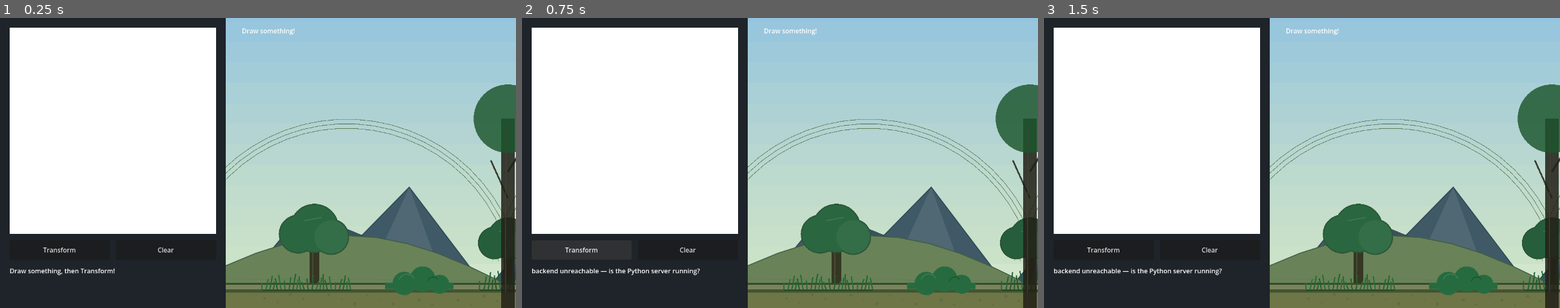
Above: before the commit, frames 1-3 (left to right).
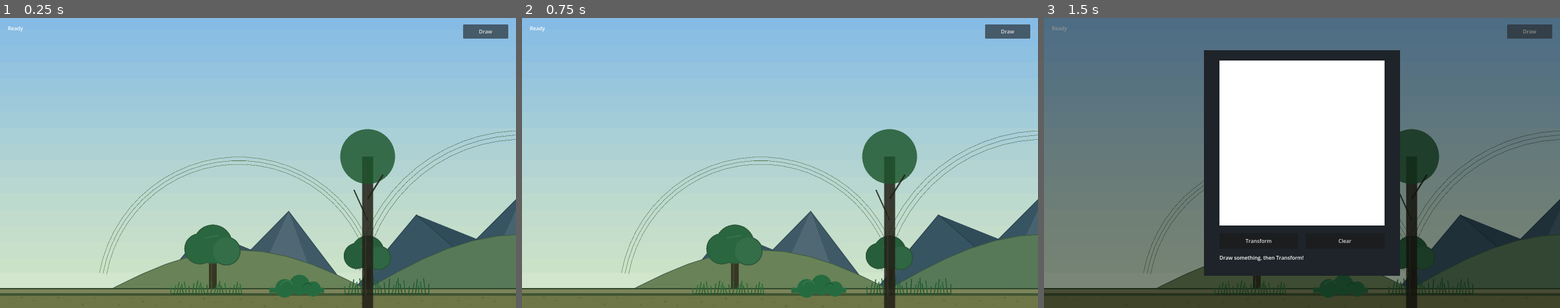
Above: after the commit, the same moments.

Repository: hyuuuan/OBRA
Game: Godot game, scene res://game_level.tscn
The game is run twice, just before and just after one commit, with the same random seed, the same clock (stepped at 60 frames per second) and the same inputs.
Inputs (mouse positions are in pixels of both pictures, inside the frame that each line leads up to):
- Up to frame 1 (0.25 s): no input
- Up to frame 2 (0.75 s): click (583, 250) at 0.5 s, where only the run before the commit has a clickable "Transform"
- Up to frame 3 (1.5 s): click (1529, 32) at 1.25 s, where only the run after the commit has a clickable "Draw"

The runs differ from the first frame. In frame 1, 61% of the frame differs, in the area x 0-100%, y 0-100%; in frame 2, 61%; in frame 3, 92%.

Commit message:
gameview

Diff:
--- a/game/environment/environment_baseplate.tscn
+++ b/game/environment/environment_baseplate.tscn
@@ -6,19 +6,19 @@
 [ext_resource type="Script" path="res://scripts/placeholder_prop_2d.gd" id="4_prop"]
 
 [sub_resource type="RectangleShape2D" id="RectangleShape2D_floor"]
-size = Vector2(3200, 48)
+size = Vector2(3760, 48)
 
 [sub_resource type="RectangleShape2D" id="RectangleShape2D_wall"]
-size = Vector2(48, 720)
+size = Vector2(48, 1200)
 
 [node name="EnvironmentBaseplate" type="Node2D"]
 script = ExtResource("1_environment")
-world_bounds = Rect2(560, -520, 3200, 1200)
+world_bounds = Rect2(0, -520, 3760, 1200)
 
 [node name="WorldCamera" type="Camera2D" parent="."]
-position = Vector2(640, 320)
+position = Vector2(800, 230)
 script = ExtResource("2_camera")
-world_bounds = Rect2(560, -520, 3200, 1200)
+world_bounds = Rect2(0, -520, 3760, 1200)
 
 [node name="SkyLayer" type="Node2D" parent="."]
 z_index = -120
@@ -29,7 +29,7 @@
 modulate = Color(0.94, 0.98, 1, 1)
 
 [node name="SkyWash" type="Node2D" parent="SkyLayer"]
-position = Vector2(2160, 680)
+position = Vector2(1880, 680)
 script = ExtResource("4_prop")
 prop_type = "sky"
 size = Vector2(6400, 1220)
@@ -160,10 +160,10 @@
 z_index_base = -10
 
 [node name="RearGroundStrip" type="Node2D" parent="GameplayBackLayer"]
-position = Vector2(2160, 680)
+position = Vector2(1880, 680)
 script = ExtResource("4_prop")
 prop_type = "ground_strip"
-size = Vector2(3200, 60)
+size = Vector2(3760, 60)
 color = Color(0.43, 0.46, 0.28, 1)
 accent_color = Color(0.19, 0.29, 0.17, 1)
 segments = 24
@@ -202,19 +202,19 @@
 position = Vector2(920, 500)
 
 [node name="Floor" type="StaticBody2D" parent="GameplayPlane"]
-position = Vector2(2160, 656)
+position = Vector2(1880, 656)
 
 [node name="CollisionShape2D" type="CollisionShape2D" parent="GameplayPlane/Floor"]
 shape = SubResource("RectangleShape2D_floor")
 
 [node name="LeftWall" type="StaticBody2D" parent="GameplayPlane"]
-position = Vector2(560, 230)
+position = Vector2(0, 80)
 
 [node name="CollisionShape2D" type="CollisionShape2D" parent="GameplayPlane/LeftWall"]
 shape = SubResource("RectangleShape2D_wall")
 
 [node name="RightWall" type="StaticBody2D" parent="GameplayPlane"]
-position = Vector2(3760, 230)
+position = Vector2(3760, 80)
 
 [node name="CollisionShape2D" type="CollisionShape2D" parent="GameplayPlane/RightWall"]
 shape = SubResource("RectangleShape2D_wall")
--- a/game/game_level.tscn
+++ b/game/game_level.tscn
@@ -16,35 +16,68 @@
 script = ExtResource("2_registry")
 
 [node name="CanvasLayer" type="CanvasLayer" parent="."]
+layer = 5
 
 [node name="StatusLabel" type="Label" parent="CanvasLayer"]
-offset_left = 600.0
+offset_left = 24.0
 offset_top = 20.0
-offset_right = 1000.0
+offset_right = 620.0
 offset_bottom = 52.0
-text = "Entity"
+text = "Ready"
+
+[node name="DrawButton" type="Button" parent="CanvasLayer"]
+anchors_preset = 1
+anchor_left = 1.0
+anchor_right = 1.0
+offset_left = -164.0
+offset_top = 20.0
+offset_right = -24.0
+offset_bottom = 64.0
+grow_horizontal = 0
+focus_mode = 0
+text = "Draw"
 
 [node name="DrawPanel" type="CanvasLayer" parent="."]
+visible = false
+layer = 10
 script = ExtResource("3_panel")
 
-[node name="Background" type="ColorRect" parent="DrawPanel"]
-offset_right = 560.0
-offset_bottom = 720.0
+[node name="Scrim" type="ColorRect" parent="DrawPanel"]
+anchors_preset = 15
+anchor_right = 1.0
+anchor_bottom = 1.0
+grow_horizontal = 2
+grow_vertical = 2
+color = Color(0, 0, 0, 0.42)
+
+[node name="PanelRoot" type="ColorRect" parent="DrawPanel"]
+custom_minimum_size = Vector2(608, 700)
+anchors_preset = 8
+anchor_left = 0.5
+anchor_top = 0.5
+anchor_right = 0.5
+anchor_bottom = 0.5
+offset_left = -304.0
+offset_top = -350.0
+offset_right = 304.0
+offset_bottom = 350.0
+grow_horizontal = 2
+grow_vertical = 2
 color = Color(0.12, 0.14, 0.16, 1)
 
-[node name="SubViewportContainer" type="SubViewportContainer" parent="DrawPanel"]
+[node name="SubViewportContainer" type="SubViewportContainer" parent="DrawPanel/PanelRoot"]
 custom_minimum_size = Vector2(512, 512)
-offset_left = 24.0
-offset_top = 24.0
-offset_right = 536.0
-offset_bottom = 536.0
+offset_left = 48.0
+offset_top = 32.0
+offset_right = 560.0
+offset_bottom = 544.0
 stretch = true
 
-[node name="SubViewport" type="SubViewport" parent="DrawPanel/SubViewportContainer"]
+[node name="SubViewport" type="SubViewport" parent="DrawPanel/PanelRoot/SubViewportContainer"]
 size = Vector2i(512, 512)
 render_target_update_mode = 4
 
-[node name="Paper" type="ColorRect" parent="DrawPanel/SubViewportContainer/SubViewport"]
+[node name="Paper" type="ColorRect" parent="DrawPanel/PanelRoot/SubViewportContainer/SubViewport"]
 anchors_preset = 15
 anchor_right = 1.0
 anchor_bottom = 1.0
@@ -52,7 +85,7 @@
 grow_vertical = 2
 color = Color(1, 1, 1, 1)
 
-[node name="Canvas" type="Control" parent="DrawPanel/SubViewportContainer/SubViewport"]
+[node name="Canvas" type="Control" parent="DrawPanel/PanelRoot/SubViewportContainer/SubViewport"]
 layout_mode = 1
 anchors_preset = 15
 anchor_right = 1.0
@@ -61,29 +94,29 @@
 grow_vertical = 2
 script = ExtResource("4_canvas")
 
-[node name="TransformButton" type="Button" parent="DrawPanel"]
-offset_left = 24.0
-offset_top = 552.0
-offset_right = 272.0
-offset_bottom = 600.0
+[node name="TransformButton" type="Button" parent="DrawPanel/PanelRoot"]
+offset_left = 48.0
+offset_top = 568.0
+offset_right = 292.0
+offset_bottom = 616.0
 focus_mode = 0
 text = "Transform"
 
-[node name="ClearButton" type="Button" parent="DrawPanel"]
-offset_left = 288.0
-offset_top = 552.0
-offset_right = 536.0
-offset_bottom = 600.0
+[node name="ClearButton" type="Button" parent="DrawPanel/PanelRoot"]
+offset_left = 316.0
+offset_top = 568.0
+offset_right = 560.0
+offset_bottom = 616.0
 focus_mode = 0
 text = "Clear"
 
-[node name="StatusLabel" type="Label" parent="DrawPanel"]
-offset_left = 24.0
-offset_top = 616.0
-offset_right = 536.0
-offset_bottom = 700.0
+[node name="StatusLabel" type="Label" parent="DrawPanel/PanelRoot"]
+offset_left = 48.0
+offset_top = 632.0
+offset_right = 560.0
+offset_bottom = 676.0
 text = "Ready"
 autowrap_mode = 3
 
-[node name="SketchClient" type="Node" parent="DrawPanel"]
+[node name="SketchClient" type="Node" parent="DrawPanel/PanelRoot"]
 script = ExtResource("5_client")
--- a/game/project.godot
+++ b/game/project.godot
@@ -24,8 +24,8 @@
 
 [display]
 
-window/size/viewport_width=1280
-window/size/viewport_height=720
+window/size/viewport_width=1600
+window/size/viewport_height=900
 
 [input]
 
--- a/game/scripts/draw_panel.gd
+++ b/game/scripts/draw_panel.gd
@@ -1,3 +1,4 @@
+class_name DrawPanel
 extends CanvasLayer
 ## In-game drawing panel. Lives alongside the running game instead of being its
 ## own scene: when the backend recognizes a drawing it emits `drawing_ready` and
@@ -10,19 +11,26 @@
 	response: Dictionary,
 	strokes: Array
 )
+signal panel_closed
 
-@onready var canvas_viewport: SubViewport = $SubViewportContainer/SubViewport
-@onready var canvas: Control = $SubViewportContainer/SubViewport/Canvas
-@onready var transform_button: Button = $TransformButton
-@onready var clear_button: Button = $ClearButton
-@onready var status: Label = $StatusLabel
-@onready var client: Node = $SketchClient
+@onready var scrim: ColorRect = $Scrim
+@onready var panel_root: Control = $PanelRoot
+@onready var canvas_viewport: SubViewport = $PanelRoot/SubViewportContainer/SubViewport
+@onready var canvas: Control = $PanelRoot/SubViewportContainer/SubViewport/Canvas
+@onready var transform_button: Button = $PanelRoot/TransformButton
+@onready var clear_button: Button = $PanelRoot/ClearButton
+@onready var status: Label = $PanelRoot/StatusLabel
+@onready var client: Node = $PanelRoot/SketchClient
 
 
 var _pending_strokes: Array = []
+var _is_open := false
+var _submitting := false
+var _open_tween: Tween = null
 
 
 func _ready() -> void:
+	visible = false
 	client.canvas_viewport = canvas_viewport
 	transform_button.pressed.connect(_on_transform_pressed)
 	clear_button.pressed.connect(canvas.clear_canvas)
@@ -31,7 +39,38 @@
 	status.text = "Draw something, then Transform!"
 
 
+func open_panel() -> void:
+	if _is_open:
+		return
+	_is_open = true
+	_submitting = false
+	visible = true
+	transform_button.disabled = false
+	clear_button.disabled = false
+	status.text = "Draw something, then Transform!"
+	_play_open_animation()
+
+
+func close_panel(emit_closed: bool = true) -> void:
+	if _open_tween != null:
+		_open_tween.kill()
+		_open_tween = null
+	_is_open = false
+	_submitting = false
+	transform_button.disabled = false
+	clear_button.disabled = false
+	visible = false
+	if emit_closed:
+		panel_closed.emit()
+
+
 func _on_transform_pressed() -> void:
+	if _submitting:
+		return
+	_submitting = true
+	transform_button.disabled = true
+	clear_button.disabled = true
+	status.text = "Recognizing..."
 	# Capture the stroke vectors alongside the rasterized image so the rig can
 	# animate the actual drawn lines.
 	_pending_strokes = canvas.get_strokes()
@@ -47,7 +86,29 @@
 ) -> void:
 	status.text = "%s %.0f%%" % [display_name, confidence * 100.0]
 	drawing_ready.emit(entity, display_name, drawing, response, _pending_strokes)
+	canvas.clear_canvas()
+	close_panel()
 
 
 func _on_prediction_failed(message: String) -> void:
+	_submitting = false
+	transform_button.disabled = false
+	clear_button.disabled = false
 	status.text = message
+
+
+func _play_open_animation() -> void:
+	if _open_tween != null:
+		_open_tween.kill()
+	panel_root.pivot_offset = panel_root.size * 0.5
+	scrim.modulate.a = 0.0
+	panel_root.modulate.a = 0.0
+	panel_root.scale = Vector2(0.92, 0.92)
+
+	_open_tween = create_tween()
+	_open_tween.set_parallel(true)
+	_open_tween.tween_property(scrim, "modulate:a", 1.0, 0.14)
+	_open_tween.tween_property(panel_root, "modulate:a", 1.0, 0.16)
+	_open_tween.tween_property(panel_root, "scale", Vector2.ONE, 0.18) \
+		.set_trans(Tween.TRANS_BACK) \
+		.set_ease(Tween.EASE_OUT)
--- a/game/scripts/environment_baseplate.gd
+++ b/game/scripts/environment_baseplate.gd
@@ -2,7 +2,7 @@
 extends Node2D
 ## Owns the layered visual world, gameplay collision plane, and camera target.
 
-@export var world_bounds: Rect2 = Rect2(560.0, -520.0, 3200.0, 1200.0)
+@export var world_bounds: Rect2 = Rect2(0.0, -520.0, 3760.0, 1200.0)
 @export var floor_thickness: float = 48.0
 @export var wall_thickness: float = 48.0
 @export var fallback_target_path: NodePath = NodePath("GameplayPlane/SpawnPoint")
--- a/game/scripts/game_level.gd
+++ b/game/scripts/game_level.gd
@@ -5,17 +5,27 @@
 @onready var spawn_point: Marker2D = $EnvironmentBaseplate/GameplayPlane/SpawnPoint
 @onready var entity_root: Node2D = $EnvironmentBaseplate/GameplayPlane/EntityRoot
 @onready var status_label: Label = $CanvasLayer/StatusLabel
-@onready var draw_panel: CanvasLayer = $DrawPanel
+@onready var draw_button: Button = $CanvasLayer/DrawButton
+@onready var draw_panel = $DrawPanel
 
 var player: Node2D = null
 
 
 func _ready() -> void:
 	registry.load_manifest()
+	draw_button.pressed.connect(_on_draw_button_pressed)
 	draw_panel.drawing_ready.connect(_on_drawing_ready)
+	draw_panel.panel_closed.connect(_on_draw_panel_closed)
 	environment.call("set_target", spawn_point)
-	# Draw-first: nothing spawns until the panel recognizes a drawing.
-	status_label.text = "Draw something!"
+	status_label.text = "Ready"
+
+
+func _on_draw_button_pressed() -> void:
+	draw_panel.open_panel()
+
+
+func _on_draw_panel_closed() -> void:
+	draw_button.grab_focus()
 
 
 func _on_drawing_ready(
--- a/game/scripts/world_camera_controller.gd
+++ b/game/scripts/world_camera_controller.gd
@@ -1,17 +1,17 @@
 class_name WorldCameraController
 extends Camera2D
-## Camera tuned for the fixed draw-panel layout. It follows a world target while
-## keeping the target centered in the right-side play area whenever bounds allow.
+## Camera tuned for the full game canvas. It follows a world target while
+## keeping the target centered in the visible play area whenever bounds allow.
 
 signal camera_moved(camera_position: Vector2)
 
-@export var play_area_left: float = 560.0
+@export var play_area_left: float = 0.0
 @export var follow_lerp_speed: float = 10.0
 @export var vertical_lerp_speed: float = 5.5
 @export var vertical_dead_zone: float = 20.0
 @export_range(0.0, 1.0) var vertical_follow_scale: float = 0.75
-@export var target_offset: Vector2 = Vector2(-280.0, -160.0)
-@export var world_bounds: Rect2 = Rect2(560.0, -520.0, 3200.0, 1200.0)
+@export var target_offset: Vector2 = Vector2(0.0, -160.0)
+@export var world_bounds: Rect2 = Rect2(0.0, -520.0, 3760.0, 1200.0)
 
 var target: Node2D = null
 var _vertical_rest_y: float = 0.0
@@ -104,5 +104,5 @@
 func _viewport_size() -> Vector2:
 	var viewport_size := get_viewport_rect().size
 	if viewport_size.x <= 0.0 or viewport_size.y <= 0.0:
-		viewport_size = Vector2(1280.0, 720.0)
+		viewport_size = Vector2(1600.0, 900.0)
 	return viewport_size
